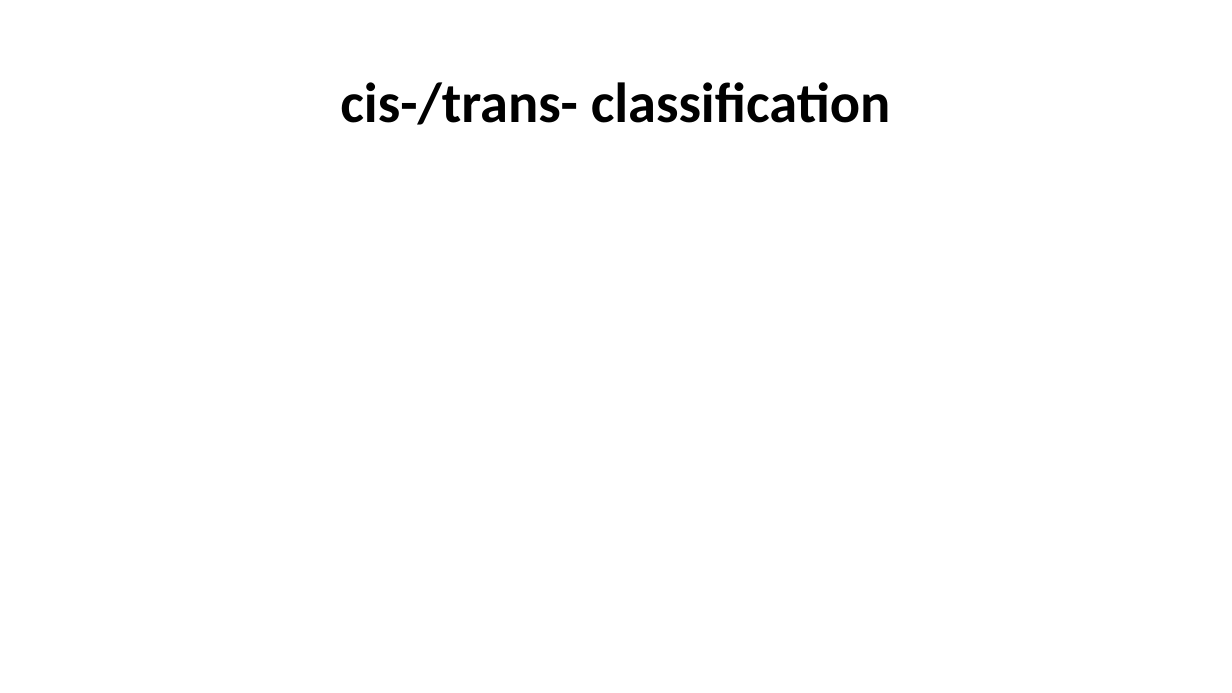
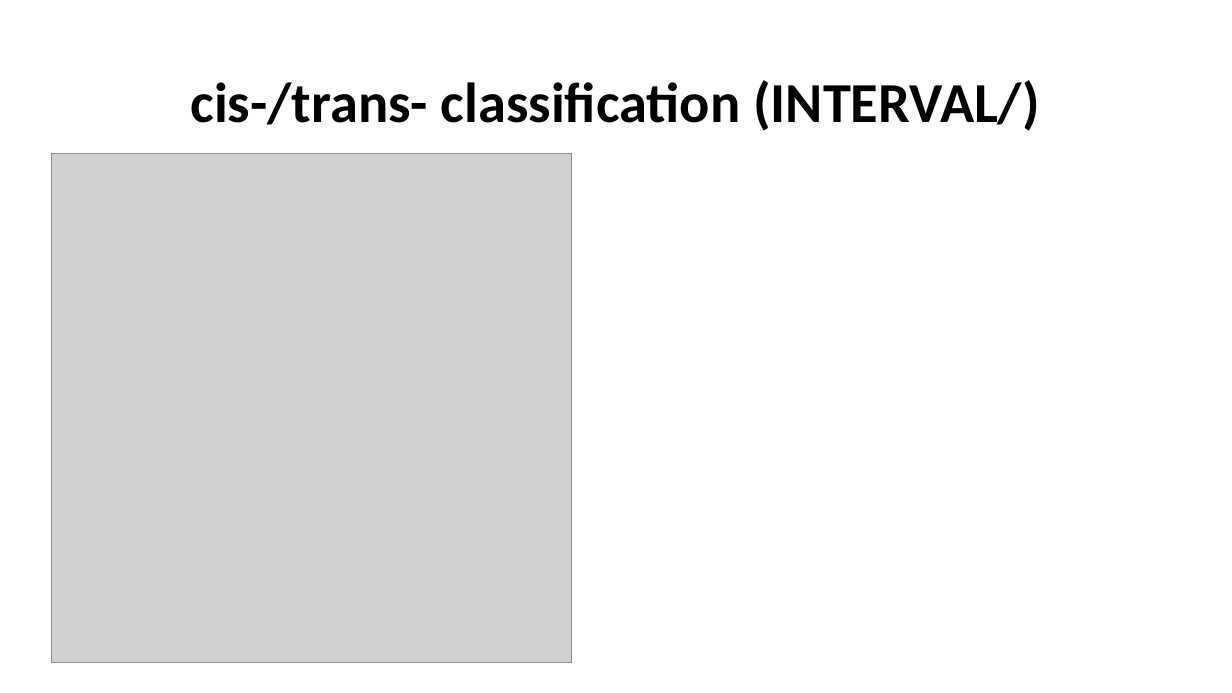
Before and after one commit to jinghuazhao/INF, a slide deck: slide 8 of doc/SCALLOP_INF1-291118.pptx. Drawn at 1232x693 pixels with LibreOffice and Linux fonts; fonts in the diff are those of the drawing; grey boxes stand for pictures. Boxes give left, top, right and bottom in pixels: in the first picture for what was removed or moved away, otherwise in the second. Text is boxed around its words. In the diff, an @@ line names an element or a change of style, - is before the commit and + after.

Commit message:
Documents and auxiliary files

```diff
--- a/doc/SCALLOP_INF1-291118.pptx
+++ b/doc/SCALLOP_INF1-291118.pptx
@@ title at [190,80,1039,131]: text changed @@
-cis-/trans- classification
+cis-/trans- classification (INTERVAL/)
@@ picture added at [52,153,572,662] @@
```
